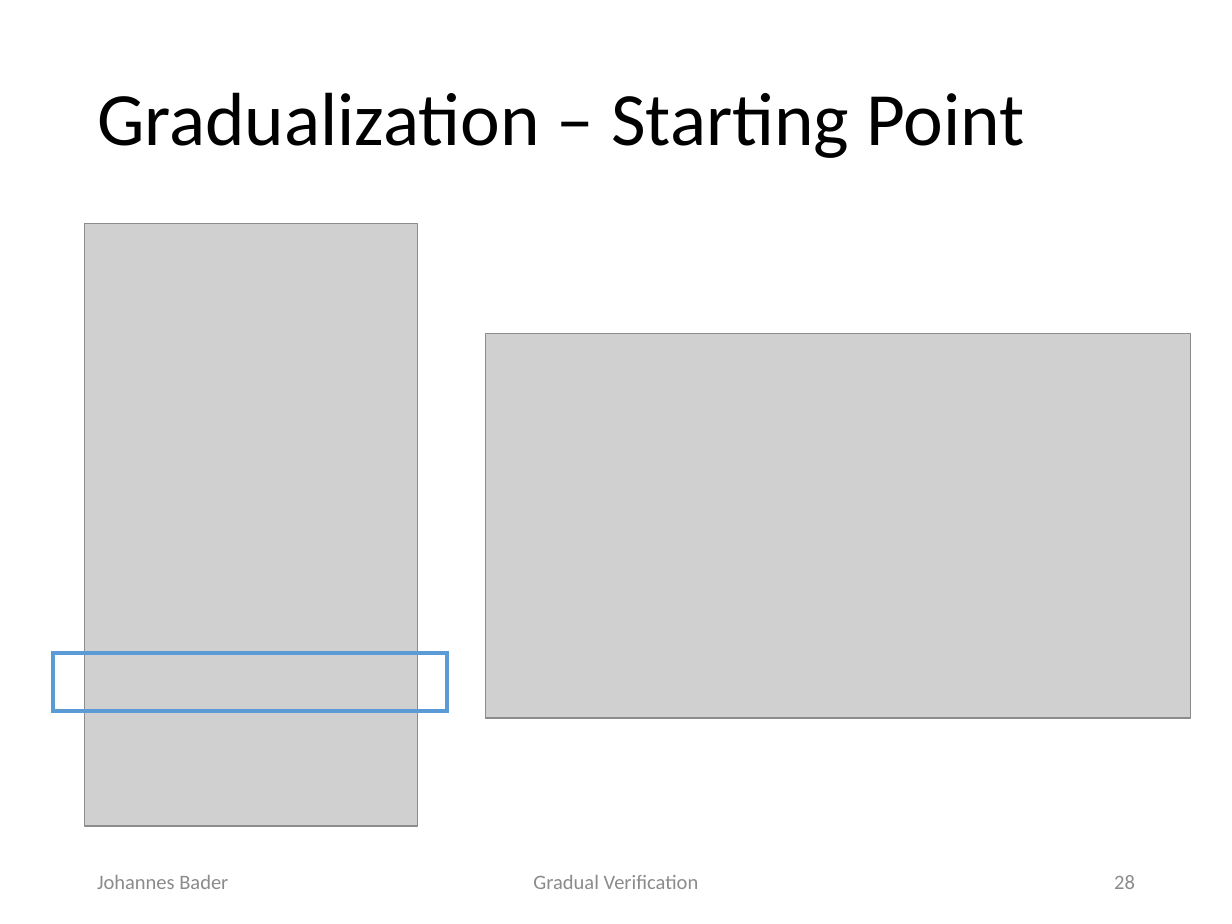
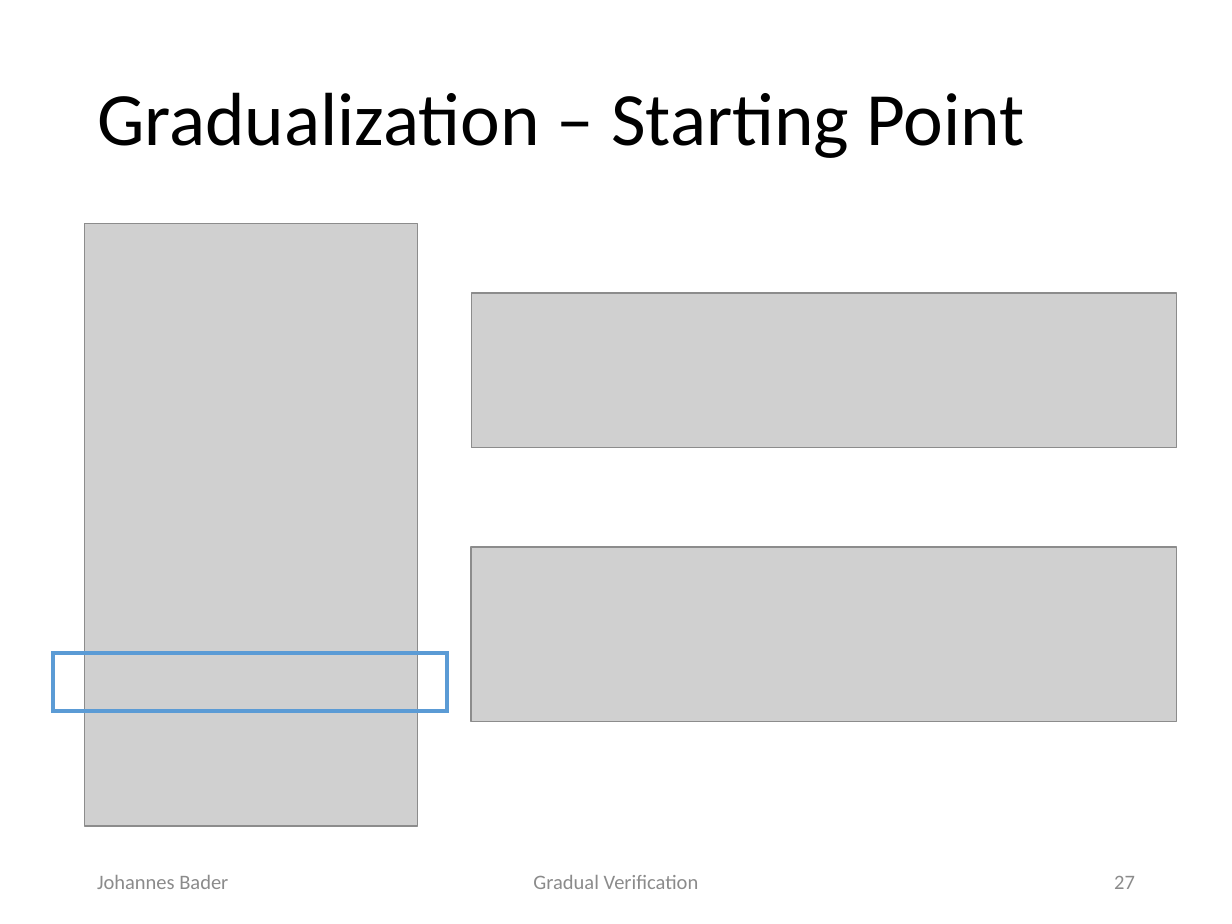
Before and after one commit to olydis/GradVerThesis, a slide deck: slide 27 of presentation/PLunch.pptx (slide 28 before the commit). Drawn at 1232x924 pixels with LibreOffice and Linux fonts; fonts in the diff are those of the drawing; grey boxes stand for pictures. Boxes give left, top, right and bottom in pixels: in the first picture for what was removed or moved away, otherwise in the second. Text is boxed around its words. In the diff, an @@ line names an element or a change of style, - is before the commit and + after.

```diff
--- a/presentation/PLunch.pptx
+++ b/presentation/PLunch.pptx
@@ picture added at [471, 293, 1177, 448] @@
@@ picture removed at [485, 334, 1191, 718] @@
@@ picture added at [471, 547, 1177, 722] @@
@@ page number at [1114, 876, 1135, 889]: text changed @@
-28
+27
```
Also in this commit, not shown: 9 other slides changed, 2 slides added, 1 slide removed.
